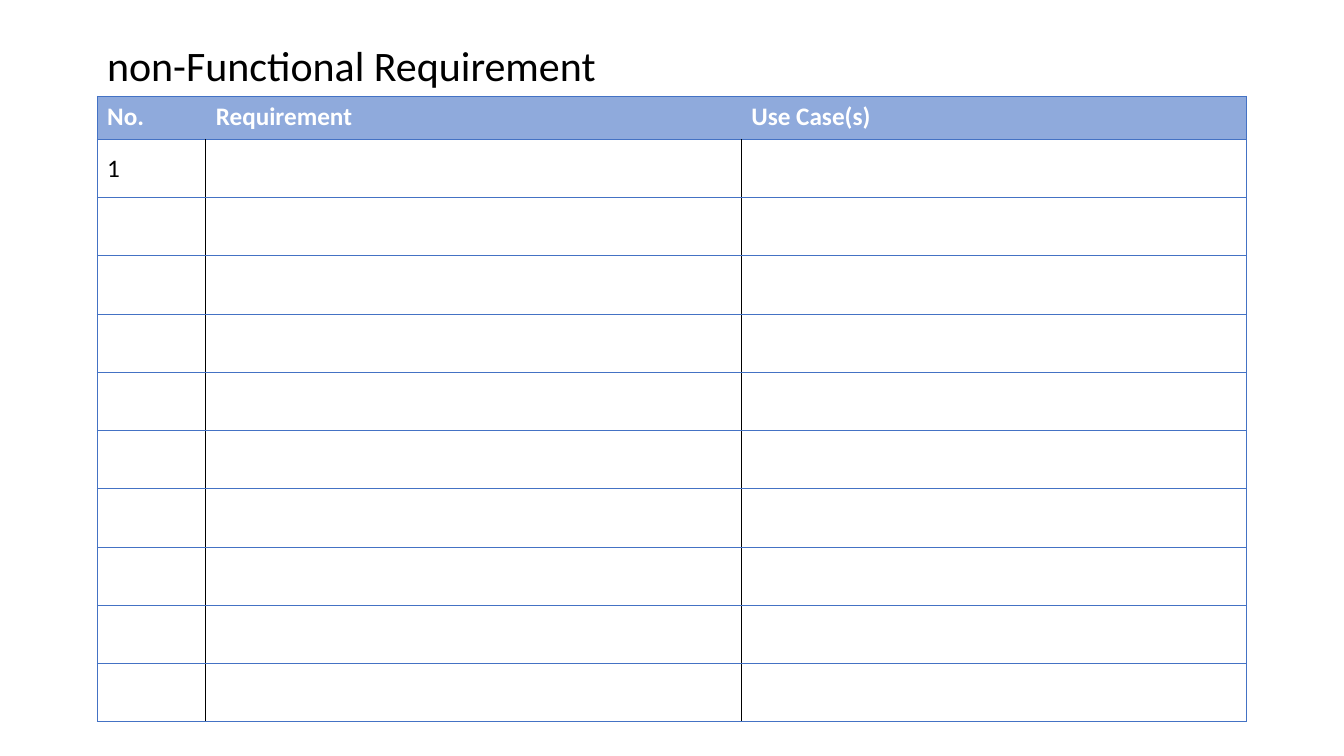
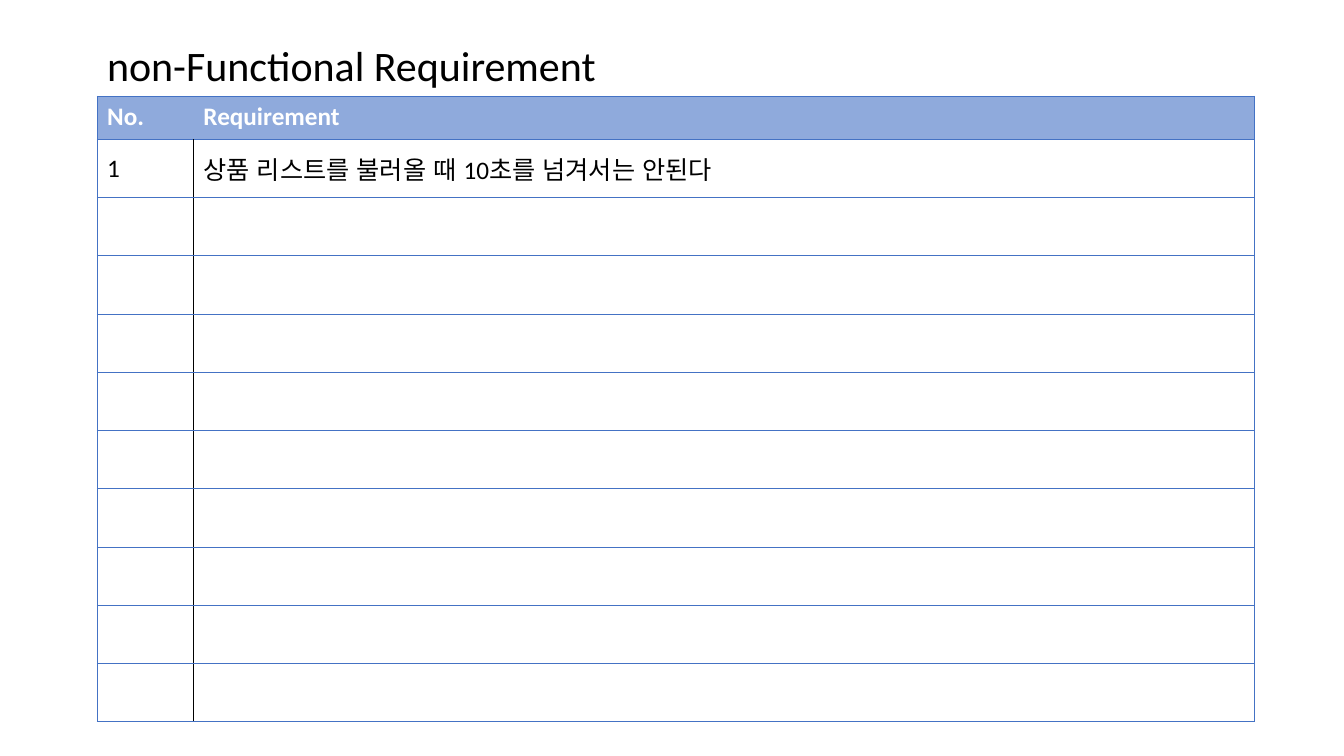
Before and after one commit to bbangnambong/RequirementCapturing, a slide deck: slide 3 of Requirement.pptx (slide 2 before the commit). Drawn at 1344x756 pixels with LibreOffice and Linux fonts; fonts in the diff are those of the drawing. Boxes give left, top, right and bottom in pixels: in the first picture for what was removed or moved away, otherwise in the second. Text is boxed around its words. In the diff, an @@ line names an element or a change of style, - is before the commit and + after.

```diff
--- a/Requirement.pptx
+++ b/Requirement.pptx
@@ table at [97, 96, 1255, 722] @@
-column 2: Requirement |  |  |  |  |  |  |  |  |  | 
-column 3: Use Case(s) |  |  |  |  |  |  |  |  |  | 
+column 2: Requirement | 상품 리스트를 불러올 때 10초를 넘겨서는 안된다 |  |  |  |  |  |  |  |  | 
@@ table: place and size @@
-table at [97, 96, 1246, 722]
+table at [97, 96, 1255, 722]
```
Also in this commit, not shown: 2 other slides changed.
